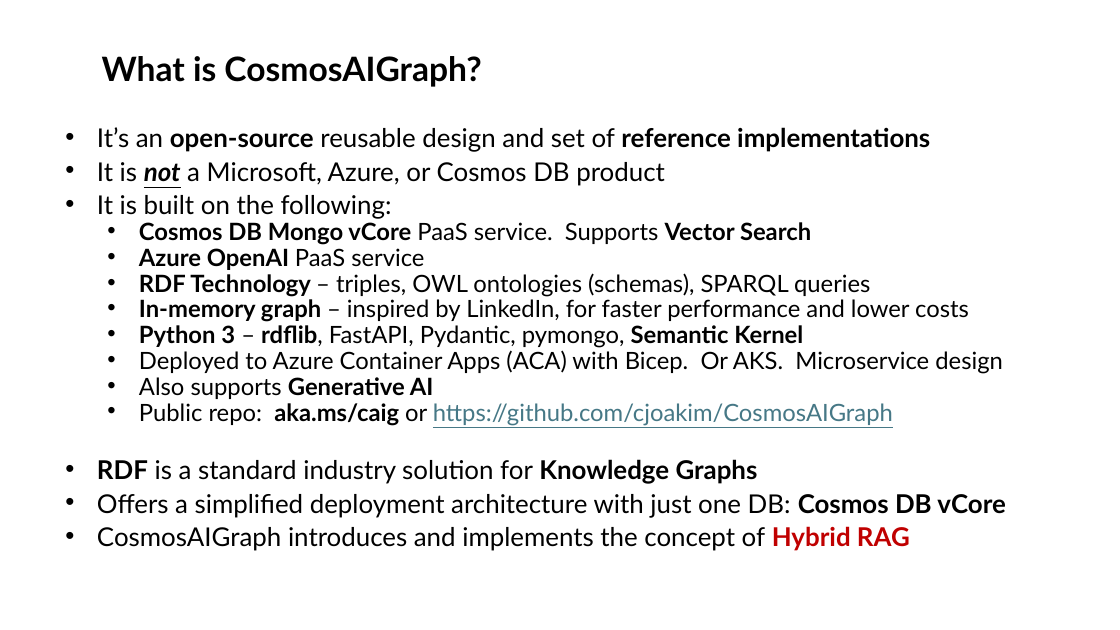
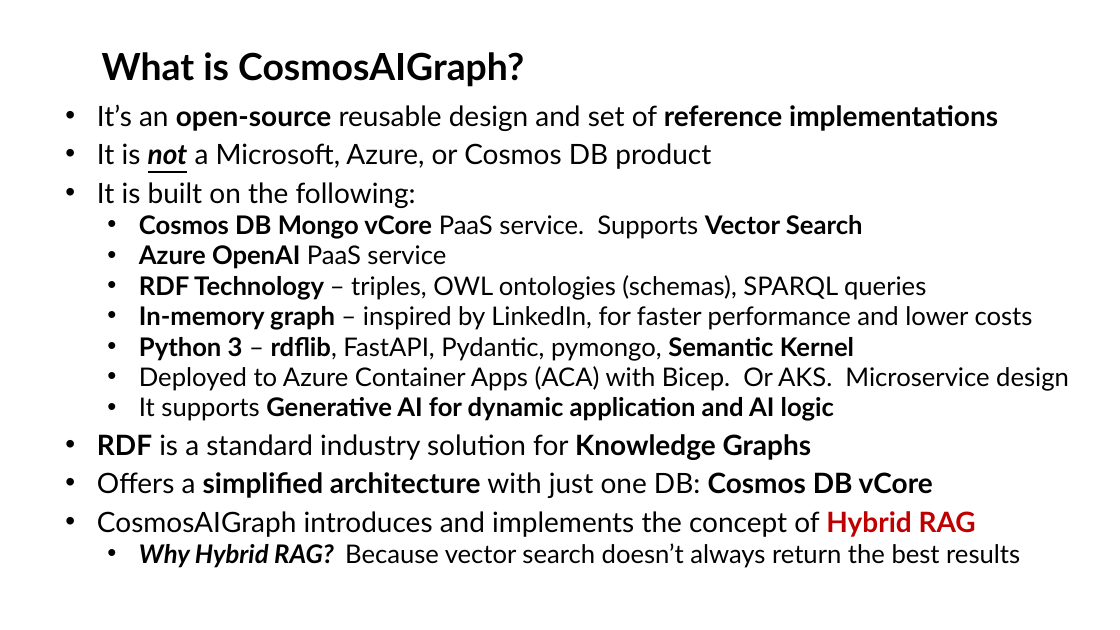
Before and after one commit to cjoakim/CosmosAIGraph, a slide deck: slide 3 of presentations/CosmosAIGraph-v2.pptx. Drawn at 1120x630 pixels with LibreOffice and Linux fonts; fonts in the diff are those of the drawing. Boxes give left, top, right and bottom in pixels: in the first picture for what was removed or moved away, otherwise in the second. Text is boxed around its words. In the diff, an @@ line names an element or a change of style, - is before the commit and + after.

```diff
--- a/presentations/CosmosAIGraph-v2.pptx
+++ b/presentations/CosmosAIGraph-v2.pptx
@@ title "What is CosmosAIGraph?" at (x1=102, y1=52, x2=524, y2=87): size 28.8 to 32 pt @@
@@ subtitle "It’s an open-source reusable design ..." moved from (x1=97, y1=127, x2=1005, y2=551) to (x1=97, y1=104, x2=1069, y2=568) @@
@@ subtitle at (x1=97, y1=104, x2=1069, y2=537): size 22.2 to 24 pt in "It’s an open-source reusable design and set ...", "It is not a Microsoft, Azure, or ...", "It is built on the following:", "RDF is a standard industry solution for ..." and 1 more places; size 20.4 to 22 pt in "Cosmos DB Mongo vCore PaaS service. Supports ...", "Azure OpenAI PaaS service", "RDF Technology – triples, OWL ontologies (schemas), ...", "In-memory graph – inspired by LinkedIn, for ..." and 2 more places; line spacing 0.7 to 0.8 @@
@@ subtitle at (x1=139, y1=397, x2=834, y2=421): text changed; size 20.4 to 22 pt; bold on @@
-  • Also supports Generative AI
-  • Public repo: aka.ms/caig or https://github.com/cjoakim/CosmosAIGraph
+  • It supports Generative AI for dynamic application and AI logic
@@ subtitle at (x1=97, y1=472, x2=933, y2=498): text changed; size 22.2 to 24 pt; bold on @@
-• Offers a simplified deployment architecture with just one DB: Cosmos DB vCore
+• Offers a simplified architecture with just one DB: Cosmos DB vCore
@@ subtitle at (x1=139, y1=543, x2=1020, y2=568): paragraph added @@
+  • Why Hybrid RAG? Because vector search doesn’t always return the best results
```
Also in this commit, not shown: 2 other slides changed.
